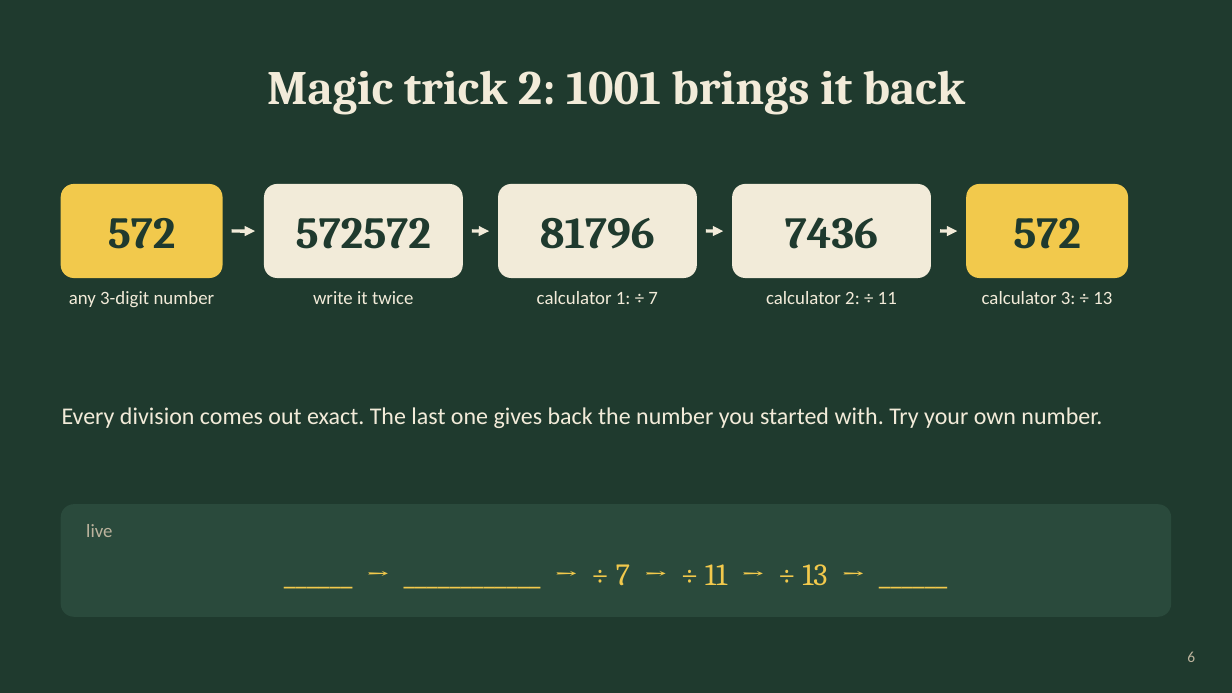
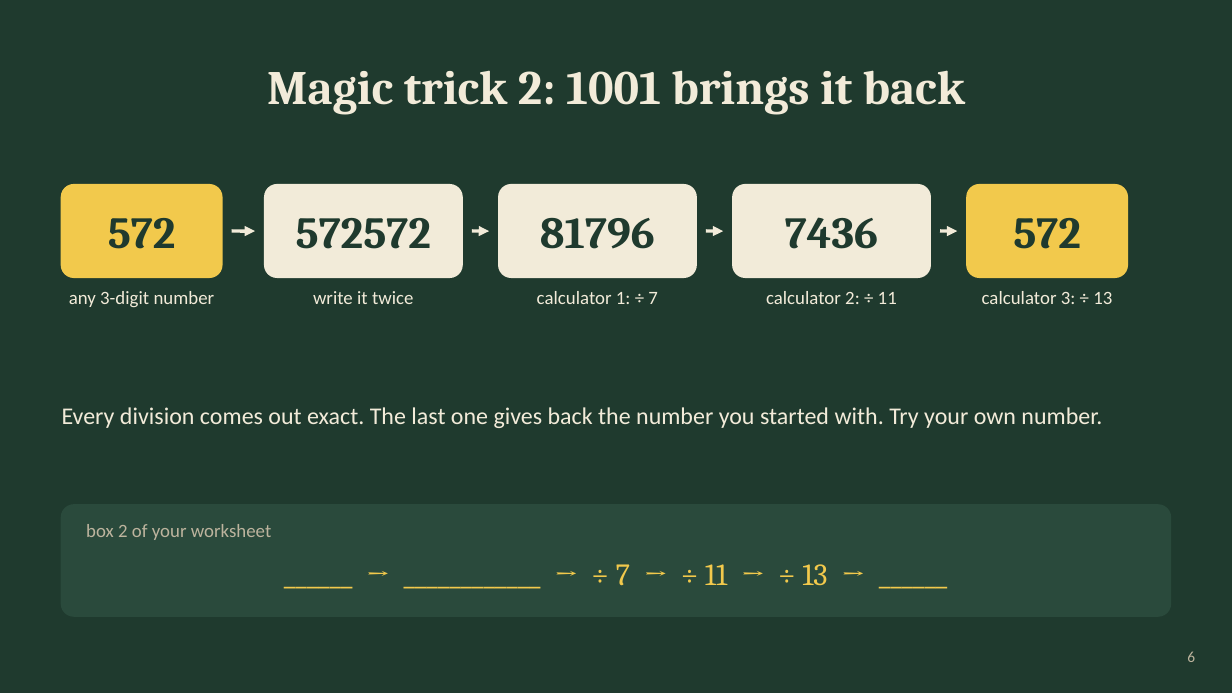
Before and after one commit to ZhihengLi0/math5248, a slide deck: slide 6 of presentation/PPT演讲版.pptx. Drawn at 1232x693 pixels with LibreOffice and Linux fonts; fonts in the diff are those of the drawing. Boxes give left, top, right and bottom in pixels: in the first picture for what was removed or moved away, otherwise in the second. Text is boxed around its words. In the diff, an @@ line names an element or a change of style, - is before the commit and + after.

```diff
--- a/presentation/PPT演讲版.pptx
+++ b/presentation/PPT演讲版.pptx
@@ text at (86,524,271,540): text changed @@
-live
+box 2 of your worksheet
```
Also in this commit, not shown: 5 other slides changed, 1 slide removed, 20 other files.
